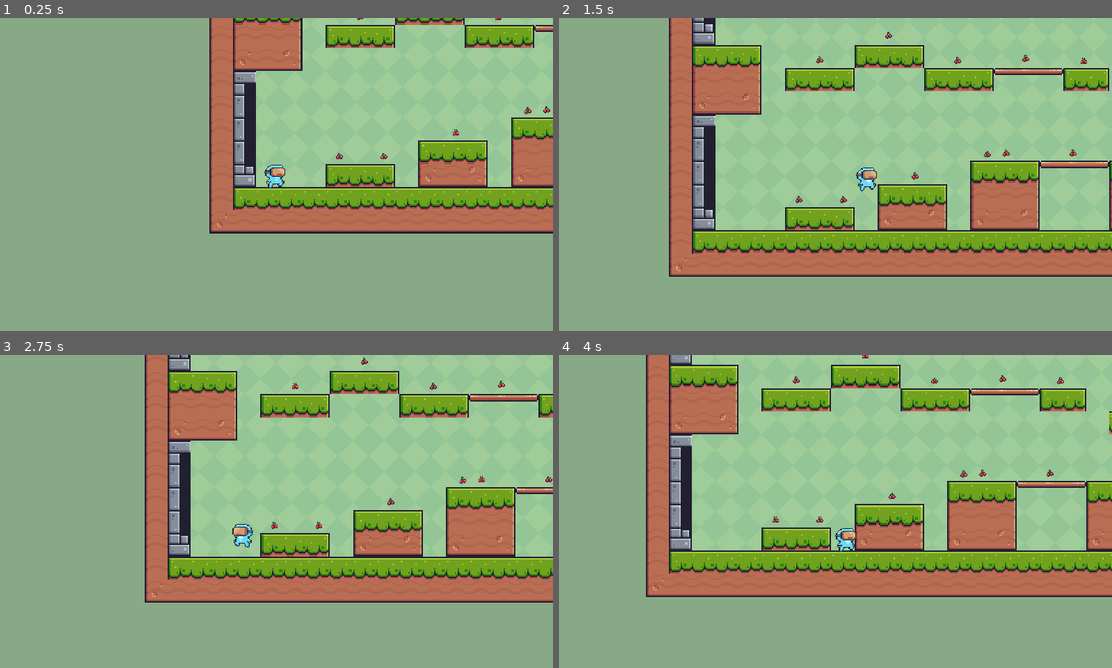
Above: before the commit, frames 1-4 (two rows, left to right).
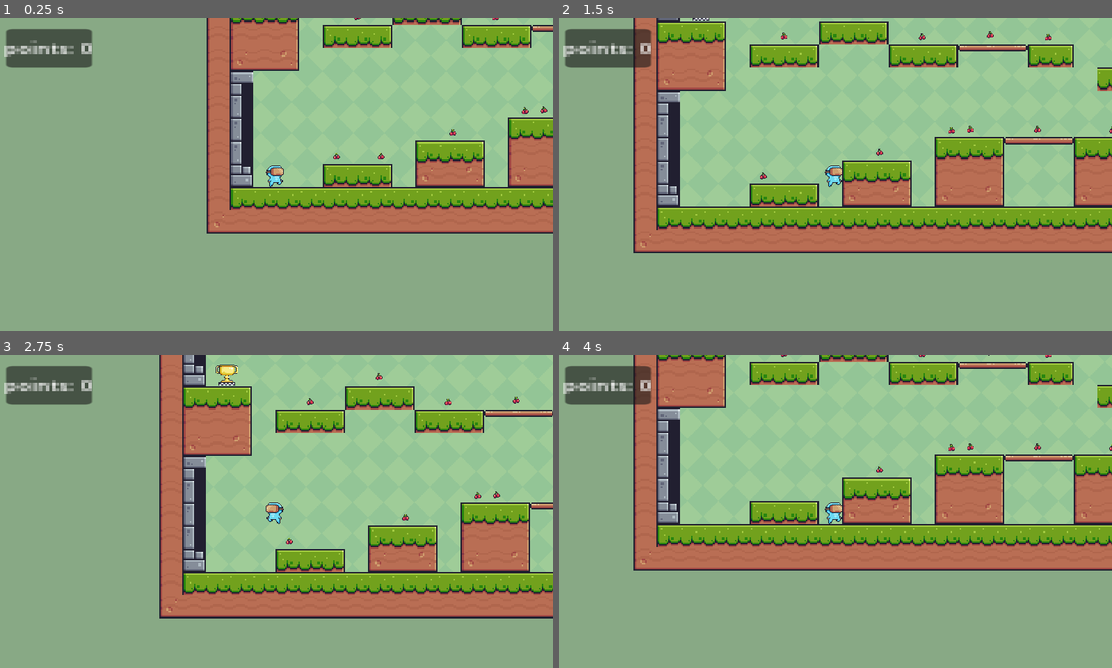
Above: after the commit, the same moments.

Repository: Sprite2d/49ers-r-trash
Game: Godot game, scene res://main.tscn
The game is run twice, just before and just after one commit, with the same random seed, the same clock (stepped at 60 frames per second) and the same inputs.
Inputs:
- Up to frame 1 (0.25 s): no input
- Up to frame 2 (1.5 s): tap Enter (ui_accept) at 0.5, 0.6 s; hold Right (right) from 0.53 s (still down); tap Up (jump) at 0.77, 0.8, 1.07, 1.35 s
- Up to frame 3 (2.75 s): tap Up (jump) at 1.52, 1.82, 2.3 s; tap Enter (ui_accept) at 1.55, 2.1 s; release Right (right) at 2.03 s; hold Left (left) from 2.03 s (still down)
- Up to frame 4 (4 s): release Left (left) at 2.78 s; hold Right (right) from 2.78 s (still down); tap Enter (ui_accept) at 2.85 s; tap Up (jump) at 3.02, 3.32, 3.6, 3.77 s

The runs differ from the first frame. In frame 1, 7.7% of the frame differs, in the area x 0-100%, y 0-69%; in frame 2, 44%, in the area x 0-100%, y 0-83%; in frame 3, 33%; in frame 4, 41%.

Commit message:
9th comit
we have made code for recording all the cheries number

Diff:
--- a/Sprite2D.gd
+++ b/Sprite2D.gd
@@ -1,11 +1,33 @@
-extends AnimatedSprite2D
+extends CharacterBody2D
+
+@onready var sprite_2d = $Sprite2D
 
 
-# Called when the node enters the scene tree for the first time.
-func _ready():
-	pass # Replace with function body.
+const SPEED = 300.0
+const JUMP_VELOCITY = -450.0
+
+# Get the gravity from the project settings to be synced with RigidBody nodes.
+var gravity = ProjectSettings.get_setting("physics/2d/default_gravity")
 
 
-# Called every frame. 'delta' is the elapsed time since the previous frame.
-func _process(delta):
-	pass
+func _physics_process(delta):
+	# Add the gravity.
+	if not is_on_floor():
+		velocity.y += gravity * delta
+
+	# Handle jump.
+	if Input.is_action_just_pressed("jump") and is_on_floor():
+		velocity.y = JUMP_VELOCITY
+
+	# Get the input direction and handle the movement/deceleration.
+	# As good practice, you should replace UI actions with custom gameplay actions.
+	var direction = Input.get_axis("left", "right")
+	if direction:
+		velocity.x = direction * SPEED
+	else:
+		velocity.x = move_toward(velocity.x, 0, SPEED)
+
+	move_and_slide()
+
+	var isLeft = velocity.x < 0
+	sprite_2d.flip_h = isLeft
--- a/main.tscn
+++ b/main.tscn
@@ -1,10 +1,11 @@
-[gd_scene load_steps=8 format=3 uid="uid://dcgqs53ue7b4v"]
+[gd_scene load_steps=9 format=3 uid="uid://dcgqs53ue7b4v"]
 
 [ext_resource type="Texture2D" uid="uid://dbsr8t2s58st0" path="res://Green.png" id="1_lfeun"]
 [ext_resource type="Texture2D" uid="uid://cagbpbbrcmcig" path="res://Terrain (16x16).png" id="2_jvsch"]
-[ext_resource type="PackedScene" uid="uid://bitihlrx2i6l5" path="res://main_character.tscn" id="3_art2l"]
+[ext_resource type="PackedScene" uid="uid://d38n07gxuxaed" path="res://main_character.tscn" id="3_art2l"]
 [ext_resource type="PackedScene" uid="uid://dlnqtbxm4vfnb" path="res://collectable.tscn" id="4_a08i1"]
 [ext_resource type="Script" path="res://game_manager.gd" id="5_08ny7"]
+[ext_resource type="PackedScene" uid="uid://j138jxpe7jym" path="res://finish.tscn" id="6_bx518"]
 
 [sub_resource type="TileSetAtlasSource" id="TileSetAtlasSource_a1j4h"]
 texture = ExtResource("2_jvsch")
@@ -591,70 +592,94 @@
 
 [node name="Node" type="Node"]
 
-[node name="TextureRect" type="TextureRect" parent="."]
+[node name="GameManager" type="Node" parent="."]
+unique_name_in_owner = true
+script = ExtResource("5_08ny7")
+
+[node name="sceneObjects" type="Node" parent="."]
+
+[node name="TextureRect" type="TextureRect" parent="sceneObjects"]
 texture_filter = 1
 offset_right = 1151.0
 offset_bottom = 625.0
 texture = ExtResource("1_lfeun")
 stretch_mode = 1
 
-[node name="TileMap" type="TileMap" parent="."]
+[node name="TileMap" type="TileMap" parent="sceneObjects"]
 texture_filter = 1
 scale = Vector2(3, 3)
 tile_set = SubResource("TileSet_5mnr2")
 format = 2
 layer_0/tile_data = PackedInt32Array(851968, 393216, 0, 851991, 524288, 0, 851969, 458752, 0, 851970, 458752, 0, 851971 …(3198 unchanged characters)…
 
-[node name="CharacterBody2D" parent="." instance=ExtResource("3_art2l")]
-position = Vector2(87, 597)
-
-[node name="Camera2D" type="Camera2D" parent="CharacterBody2D"]
-position_smoothing_enabled = true
-position_smoothing_speed = 4.0
-
-[node name="collectables group" type="Node" parent="."]
-
-[node name="collectable" parent="collectables group" instance=ExtResource("4_a08i1")]
+[node name="collectables group" type="Node" parent="sceneObjects"]
+
+[node name="collectable" parent="sceneObjects/collectables group" instance=ExtResource("4_a08i1")]
 position = Vector2(313, 560)
 
-[node name="collectable2" parent="collectables group" instance=ExtResource("4_a08i1")]
+[node name="collectable2" parent="sceneObjects/collectables group" instance=ExtResource("4_a08i1")]
 position = Vector2(221, 560)
 
-[node name="collectable3" parent="collectables group" instance=ExtResource("4_a08i1")]
+[node name="collectable3" parent="sceneObjects/collectables group" instance=ExtResource("4_a08i1")]
 position = Vector2(462, 511)
 
-[node name="collectable4" parent="collectables group" instance=ExtResource("4_a08i1")]
+[node name="collectable4" parent="sceneObjects/collectables group" instance=ExtResource("4_a08i1")]
 position = Vector2(611, 466)
 
-[node name="collectable5" parent="collectables group" instance=ExtResource("4_a08i1")]
+[node name="collectable5" parent="sceneObjects/collectables group" instance=ExtResource("4_a08i1")]
 position = Vector2(650, 464)
 
-[node name="collectable6" parent="collectables group" instance=ExtResource("4_a08i1")]
+[node name="collectable6" parent="sceneObjects/collectables group" instance=ExtResource("4_a08i1")]
 position = Vector2(789, 464)
 
-[node name="collectable7" parent="collectables group" instance=ExtResource("4_a08i1")]
+[node name="collectable7" parent="sceneObjects/collectables group" instance=ExtResource("4_a08i1")]
 position = Vector2(944, 465)
 
-[node name="collectable8" parent="collectables group" instance=ExtResource("4_a08i1")]
+[node name="collectable8" parent="sceneObjects/collectables group" instance=ExtResource("4_a08i1")]
 position = Vector2(1083, 416)
 
-[node name="collectable9" parent="collectables group" instance=ExtResource("4_a08i1")]
+[node name="collectable9" parent="sceneObjects/collectables group" instance=ExtResource("4_a08i1")]
 position = Vector2(811, 273)
 
-[node name="collectable10" parent="collectables group" instance=ExtResource("4_a08i1")]
+[node name="collectable10" parent="sceneObjects/collectables group" instance=ExtResource("4_a08i1")]
 position = Vector2(691, 268)
 
-[node name="collectable11" parent="collectables group" instance=ExtResource("4_a08i1")]
+[node name="collectable11" parent="sceneObjects/collectables group" instance=ExtResource("4_a08i1")]
 position = Vector2(550, 272)
 
-[node name="collectable12" parent="collectables group" instance=ExtResource("4_a08i1")]
+[node name="collectable12" parent="sceneObjects/collectables group" instance=ExtResource("4_a08i1")]
 position = Vector2(407, 220)
 
-[node name="collectable13" parent="collectables group" instance=ExtResource("4_a08i1")]
+[node name="collectable13" parent="sceneObjects/collectables group" instance=ExtResource("4_a08i1")]
 position = Vector2(264, 271)
 
-[node name="GameManager" type="Node" parent="."]
-unique_name_in_owner = true
-script = ExtResource("5_08ny7")
-
-[node name="Area2D" type="Area2D" parent="."]
+[node name="finish" parent="sceneObjects" instance=ExtResource("6_bx518")]
+texture_filter = 1
+position = Vector2(92, 207)
+
+[node name="CharacterBody2D" parent="sceneObjects" instance=ExtResource("3_art2l")]
+position = Vector2(93, 598)
+
+[node name="Camera2D" type="Camera2D" parent="sceneObjects/CharacterBody2D"]
+
+[node name="UI" type="CanvasLayer" parent="."]
+
+[node name="Panel" type="Panel" parent="UI"]
+offset_left = 20.3251
+offset_top = 23.2199
+offset_right = 60.3251
+offset_bottom = 63.2199
+scale = Vector2(4.44036, 1.98671)
+
+[node name="pointsLabel" type="Label" parent="UI/Panel"]
+offset_left = -1.0
+offset_top = -1.0
+offset_right = 42.0
+offset_bottom = 23.0
+rotation = 0.00188331
+scale = Vector2(0.963207, 1.72318)
+pivot_offset = Vector2(0.659132, 0.296049)
+theme_override_font_sizes/font_size = 10
+text = "points: 0"
+horizontal_alignment = 1
+vertical_alignment = 1
--- a/main_character.gd
+++ b/main_character.gd
@@ -1,7 +1,6 @@
 extends CharacterBody2D
 
 @onready var sprite_2d = $Sprite2D
-
 
 const SPEED = 300.0
 const JUMP_VELOCITY = -450.0
@@ -16,18 +15,17 @@
 		velocity.y += gravity * delta
 
 	# Handle jump.
-	if Input.is_action_just_pressed("jump") and is_on_floor():
+	if Input.is_action_just_pressed("ui_accept") and is_on_floor():
 		velocity.y = JUMP_VELOCITY
 
 	# Get the input direction and handle the movement/deceleration.
 	# As good practice, you should replace UI actions with custom gameplay actions.
-	var direction = Input.get_axis("left", "right")
+	var direction = Input.get_axis("ui_left", "ui_right")
 	if direction:
 		velocity.x = direction * SPEED
 	else:
 		velocity.x = move_toward(velocity.x, 0, SPEED)
 
 	move_and_slide()
-
 	var isLeft = velocity.x < 0
 	sprite_2d.flip_h = isLeft
--- a/main_character.tscn
+++ b/main_character.tscn
@@ -12,10 +12,9 @@
 
 [node name="Sprite2D" type="Sprite2D" parent="."]
 texture_filter = 1
-position = Vector2(9.53674e-07, 9.53674e-07)
-scale = Vector2(1.96875, 1.75)
+scale = Vector2(1.65625, 1.59375)
 texture = ExtResource("1_xg38j")
 
 [node name="CollisionShape2D" type="CollisionShape2D" parent="."]
-position = Vector2(1, 2)
-shape = SubResource("CapsuleShape2D_61x33")
+position = Vector2(0, 3)
+shape = SubResource("CapsuleShape2D_m0le3")
--- a/project.godot
+++ b/project.godot
@@ -48,5 +48,6 @@
 
 [rendering]
 
+textures/canvas_textures/default_texture_filter=0
 renderer/rendering_method="mobile"
 environment/defaults/default_clear_color=Color(0.533333, 0.662745, 0.521569, 1)
Not shown: 1 places in main_character.tscn that only renumber resources
